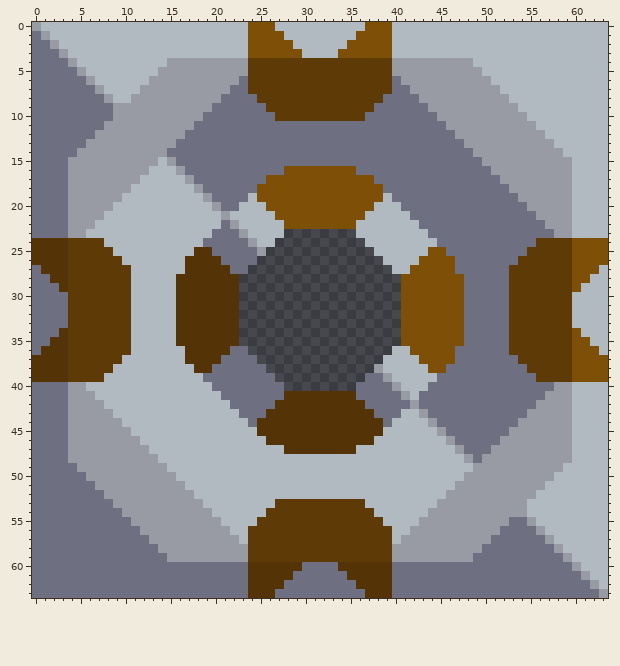
File history of a pixel-art sprite, sprites/blocks/power/creosote-burner.png. The picture above is the old version.
The file is 64x64 pixels.
And afterwards:
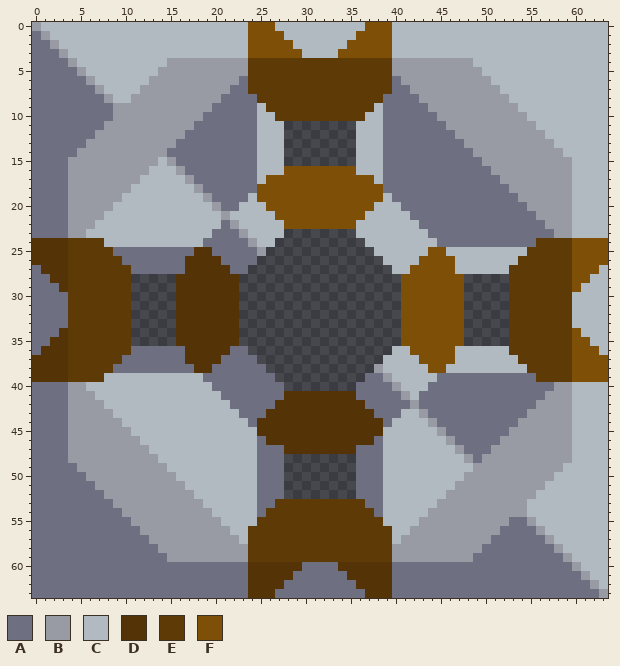
Palette (. is transparent): A #6e6f80  B #989aa4  C #b0bac0  D #543307  E #5e3a07  F #7d4f07
The exact change:
@@ x 23..40 @@
  8 AAEEEEEEEEEEEEEEAA
- 9 AAAEEEEEEEEEEEEAAA
-10 AAAAEEEEEEEEEEAAAA
-11 AAAAAAAAAAAAAAAAAA
-12 AAAAAAAAAAAAAAAAAA
-13 AAAAAAAAAAAAAAAAAA
-14 AAAAAAAAAAAAAAAAAA
-15 AAAAAAAAAAAAAAAAAA
-16 AAAAAFFFFFFFFAAAAA
-17 AAAFFFFFFFFFFFFAAA
+ 9 AACEEEEEEEEEEEECAA
+10 AACCEEEEEEEEEECCAA
+11 AACCC........CCCAA
+12 AACCC........CCCAA
+13 AACCC........CCCAA
+14 AACCC........CCCAA
+15 AACCC........CCCAA
+16 AACCCFFFFFFFFCCCAA
+17 AACFFFFFFFFFFFFCAA
 18 AAFFFFFFFFFFFFFFAA
@@ x 0..63 @@
 24 DDDDEEEECCCCCCCCCCCAAAAABCC..........CCCCCCCCAAAAAAAAAAAEEEEFFFF
-25 DDDDEEEEECCCCCCCCCDDAAAAAB............CCCCCCFFAAAAAAAAAEEEEEFFFF
-26 DDDDEEEEEECCCCCCCDDDDAAAA..............CCCCFFFFAAAAAAAEEEEEEFFFF
-27 ADDDEEEEEEECCCCCCDDDDDAA................CCFFFFFAAAAAAEEEEEEEFFFC
-28 AADDEEEEEEECCCCCDDDDDDD..................FFFFFFFAAAAAEEEEEEEFFCC
-29 AAADEEEEEEECCCCCDDDDDDD..................FFFFFFFAAAAAEEEEEEEFCCC
-30 AAAAEEEEEEECCCCCDDDDDDD..................FFFFFFFAAAAAEEEEEEECCCC
-31 AAAAEEEEEEECCCCCDDDDDDD..................FFFFFFFAAAAAEEEEEEECCCC
-32 AAAAEEEEEEECCCCCDDDDDDD..................FFFFFFFAAAAAEEEEEEECCCC
-33 AAAAEEEEEEECCCCCDDDDDDD..................FFFFFFFAAAAAEEEEEEECCCC
-34 AAADEEEEEEECCCCCDDDDDDD..................FFFFFFFAAAAAEEEEEEEFCCC
-35 AADDEEEEEEECCCCCDDDDDDD..................FFFFFFFAAAAAEEEEEEEFFCC
-36 ADDDEEEEEEECCCCCCDDDDDAA................CCFFFFFAAAAAAEEEEEEEFFFC
-37 DDDDEEEEEECCCCCCCDDDDAAAA..............CCCCFFFFAAAAAAAEEEEEEFFFF
-38 DDDDEEEEECCCCCCCCCDDAAAAAA............BCCCCCFFAAAAAAAAAEEEEEFFFF
+25 DDDDEEEEEAAAAAAAAADDAAAAAB............CCCCCCFFCCCCCCCCCEEEEEFFFF
+26 DDDDEEEEEEAAAAAAADDDDAAAA..............CCCCFFFFCCCCCCCEEEEEEFFFF
+27 ADDDEEEEEEEAAAAAADDDDDAA................CCFFFFFCCCCCCEEEEEEEFFFC
+28 AADDEEEEEEE.....DDDDDDD..................FFFFFFF.....EEEEEEEFFCC
+29 AAADEEEEEEE.....DDDDDDD..................FFFFFFF.....EEEEEEEFCCC
+30 AAAAEEEEEEE.....DDDDDDD..................FFFFFFF.....EEEEEEECCCC
+31 AAAAEEEEEEE.....DDDDDDD..................FFFFFFF.....EEEEEEECCCC
+32 AAAAEEEEEEE.....DDDDDDD..................FFFFFFF.....EEEEEEECCCC
+33 AAAAEEEEEEE.....DDDDDDD..................FFFFFFF.....EEEEEEECCCC
+34 AAADEEEEEEE.....DDDDDDD..................FFFFFFF.....EEEEEEEFCCC
+35 AADDEEEEEEE.....DDDDDDD..................FFFFFFF.....EEEEEEEFFCC
+36 ADDDEEEEEEEAAAAAADDDDDAA................CCFFFFFCCCCCCEEEEEEEFFFC
+37 DDDDEEEEEEAAAAAAADDDDAAAA..............CCCCFFFFCCCCCCCEEEEEEFFFF
+38 DDDDEEEEEAAAAAAAAADDAAAAAA............BCCCCCFFCCCCCCCCCEEEEEFFFF
 39 DDDDEEEECCCCCCCCCCCAAAAAAAA..........AABCCCCCAAAAAAAAAAAEEEEFFFF
@@ x 23..40 @@
 45 CCDDDDDDDDDDDDDDCC
-46 CCCDDDDDDDDDDDDCCC
-47 CCCCCDDDDDDDDCCCCC
-48 CCCCCCCCCCCCCCCCCC
-49 CCCCCCCCCCCCCCCCCC
-50 CCCCCCCCCCCCCCCCCC
-51 CCCCCCCCCCCCCCCCCC
-52 CCCCCCCCCCCCCCCCCC
-53 CCCCEEEEEEEEEECCCC
-54 CCCEEEEEEEEEEEECCC
+46 CCADDDDDDDDDDDDACC
+47 CCAAADDDDDDDDAAACC
+48 CCAAA........AAACC
+49 CCAAA........AAACC
+50 CCAAA........AAACC
+51 CCAAA........AAACC
+52 CCAAA........AAACC
+53 CCAAEEEEEEEEEEAACC
+54 CCAEEEEEEEEEEEEACC
 55 CCEEEEEEEEEEEEEECC
Pixel boxes of the changes (left, top, right, bottom) in both pictures:
changed: (257, 103, 383, 184)
changed: (113, 247, 194, 373)
changed: (446, 247, 527, 373)
changed: (257, 436, 383, 517)
